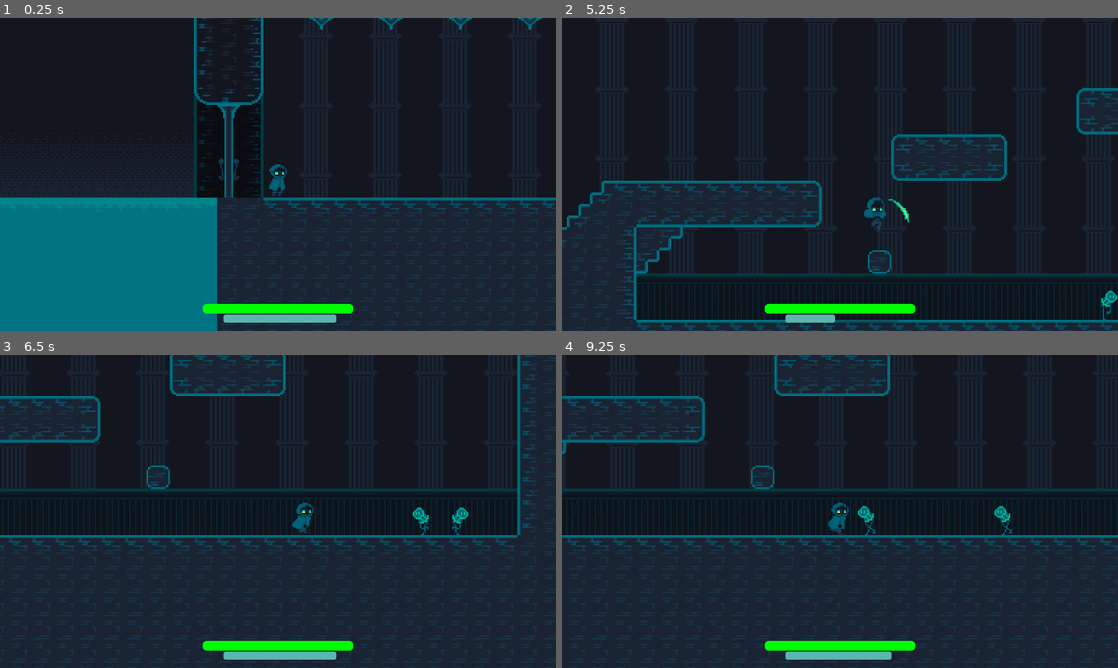
Above: before the commit, frames 1-4 (two rows, left to right).
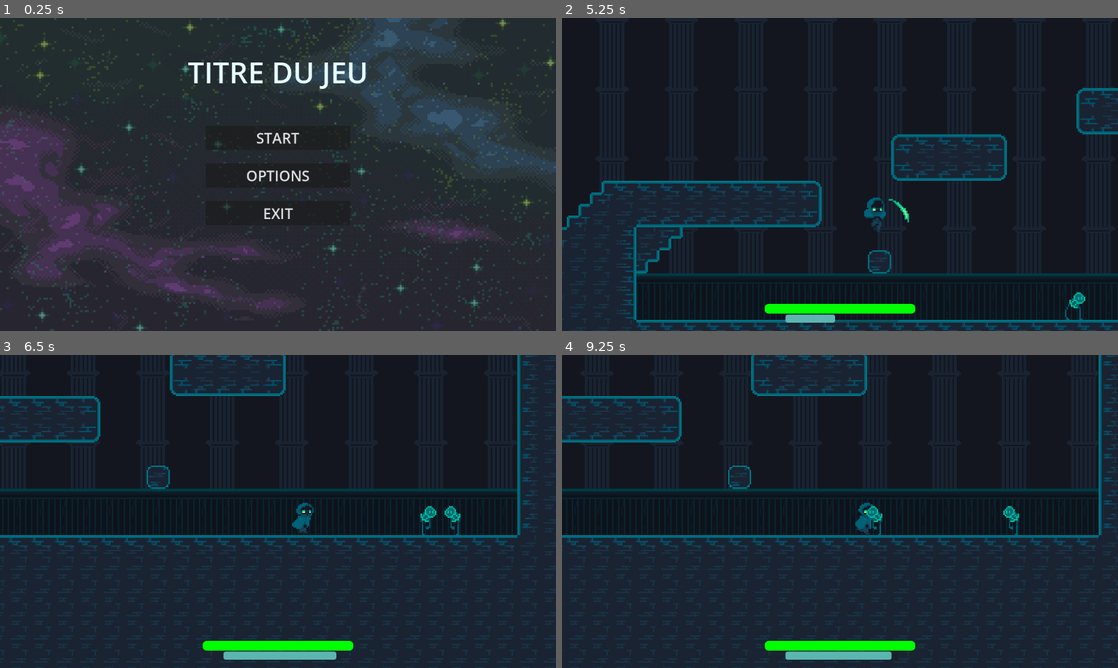
Above: after the commit, the same moments.

Repository: Samferos/code_game_jam_2025
Game: Godot game, scene res://scenes/MainMenu/main_menu.tscn
Same seed, same stepped clock (60 frames per second), same inputs: the game is played once before the commit and once after it. Before the commit the project starts from res://scenes/level1.tscn.
Inputs (mouse positions are in pixels of both pictures, inside the frame that each line leads up to):
- Up to frame 1 (0.25 s): no input
- Up to frame 2 (5.25 s): click (840, 136) at 0.5 s, where only the run after the commit has a clickable "START"; tap Enter at 1.25 s; hold D (right) 1.28-2.78 s; tap K (dash) at 1.35, 2.85, 4.35 s; tap Space (jump) at 1.52, 2.27, 3.77, 4.52 s; tap J (slash) at 2.1, 3.6, 5.1 s; hold A (left) 2.78-3.53 s; hold D (right) 3.53-5.03 s; hold A (left) from 5.03 s (still down)
- Up to frame 3 (6.5 s): tap Space (jump) at 5.27 s; release A (left) at 5.78 s; hold D (right) from 5.78 s (still down); tap K (dash) at 5.85 s
- Up to frame 4 (9.25 s): release D (right) at 6.53 s; hold A (left) 6.53-8.03 s; tap J (slash) at 6.6, 8.1 s; tap Space (jump) at 6.77, 7.52, 8.27 s; tap K (dash) at 7.35, 8.85 s; hold D (right) from 8.03 s (still down)

The runs differ from the first frame. In frame 1, 44% of the frame differs, in the area x 0-100%, y 0-100%; in frame 2, 0.3%; in frame 3, 0.4%; in frame 4, 2.8%.

Commit message:
controls: gamepad

Diff:
--- a/project.godot
+++ b/project.godot
@@ -11,7 +11,7 @@
 [application]
 
 config/name="code_game_jam"
-run/main_scene="res://scenes/level1.tscn"
+run/main_scene="res://scenes/MainMenu/main_menu.tscn"
 config/features=PackedStringArray("4.3", "Forward Plus")
 config/icon="res://icon.svg"
 
@@ -40,36 +40,43 @@
 jump={
 "deadzone": 0.5,
 "events": [Object(InputEventKey,"resource_local_to_scene":false,"resource_name":"","device":-1,"window_id":0,"alt_press …(191 unchanged characters)…
+, Object(InputEventJoypadButton,"resource_local_to_scene":false,"resource_name":"","device":-1,"button_index":0,"pressure":0.0,"pressed":true,"script":null)
 ]
 }
 left={
 "deadzone": 0.5,
 "events": [Object(InputEventKey,"resource_local_to_scene":false,"resource_name":"","device":-1,"window_id":0,"alt_press …(192 unchanged characters)…
+, Object(InputEventJoypadMotion,"resource_local_to_scene":false,"resource_name":"","device":-1,"axis":0,"axis_value":-1.0,"script":null)
 ]
 }
 down={
 "deadzone": 0.5,
 "events": [Object(InputEventKey,"resource_local_to_scene":false,"resource_name":"","device":-1,"window_id":0,"alt_press …(192 unchanged characters)…
+, Object(InputEventJoypadMotion,"resource_local_to_scene":false,"resource_name":"","device":-1,"axis":1,"axis_value":1.0,"script":null)
 ]
 }
 right={
 "deadzone": 0.5,
 "events": [Object(InputEventKey,"resource_local_to_scene":false,"resource_name":"","device":-1,"window_id":0,"alt_press …(192 unchanged characters)…
+, Object(InputEventJoypadMotion,"resource_local_to_scene":false,"resource_name":"","device":-1,"axis":0,"axis_value":1.0,"script":null)
 ]
 }
 up={
 "deadzone": 0.5,
 "events": [Object(InputEventKey,"resource_local_to_scene":false,"resource_name":"","device":-1,"window_id":0,"alt_press …(192 unchanged characters)…
+, Object(InputEventJoypadMotion,"resource_local_to_scene":false,"resource_name":"","device":-1,"axis":1,"axis_value":-1.0,"script":null)
 ]
 }
 dash={
 "deadzone": 0.5,
 "events": [Object(InputEventKey,"resource_local_to_scene":false,"resource_name":"","device":-1,"window_id":0,"alt_press …(192 unchanged characters)…
+, Object(InputEventJoypadButton,"resource_local_to_scene":false,"resource_name":"","device":-1,"button_index":1,"pressure":0.0,"pressed":true,"script":null)
 ]
 }
 slash={
 "deadzone": 0.5,
 "events": [Object(InputEventKey,"resource_local_to_scene":false,"resource_name":"","device":-1,"window_id":0,"alt_press …(192 unchanged characters)…
+, Object(InputEventJoypadButton,"resource_local_to_scene":false,"resource_name":"","device":-1,"button_index":2,"pressure":0.0,"pressed":true,"script":null)
 ]
 }
 
